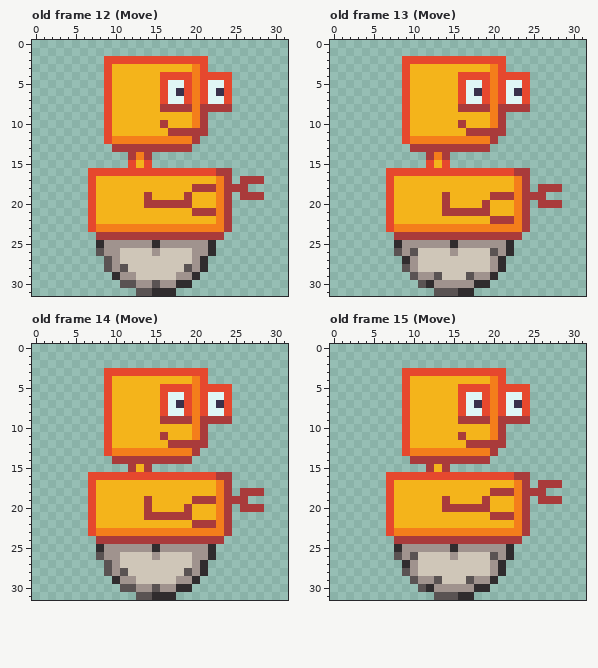
Pixel-art file, stored at Game Project/art_source/Robot_v2.aseprite. The picture above was drawn from the file before the commit.
32x32 pixels, 74 frames. Shown: old frame 12 (Move), old frame 13 (Move), old frame 14 (Move), old frame 15 (Move). The commit also changed other frames, which this record leaves out.
The result:
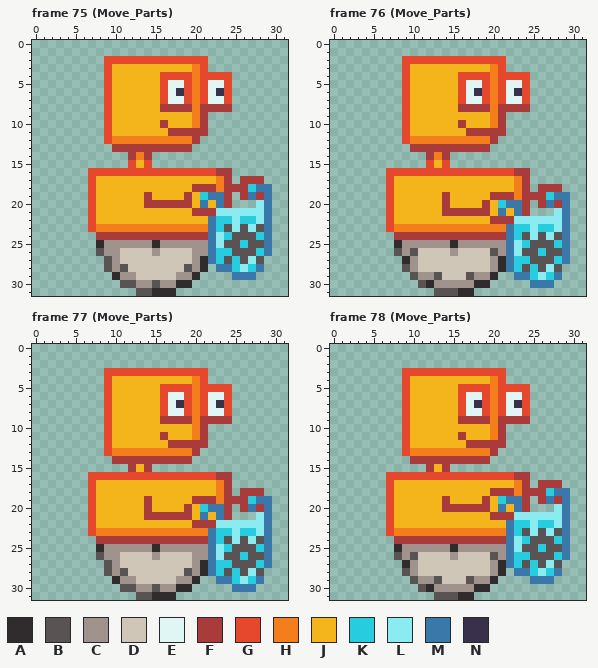
Palette (. is transparent): A #302c2e  B #5a5353  C #a0938e  D #cfc6b8  E #dff6f5  F #a93b3b  G #e6482e  H #f47e1b  J #f4b41b  K #28ccdf  L #8aebf1  M #3978a8  N #39314b
A new or re-ordered frame is compared with the old frame closest to it.
Author's note on the commit: Replace parts graphics on object and HUD
The edit:
frames 74 -> 81
layer "Parts" added
--- frame 75 (Move_Parts) is new; against old frame 12 (Move), layer "Parts"
@@ x 19..31 @@
 17 JJJJHF.FFF...
-18 JFFFHFFF.....
-19 FJJJHF.FFF...
-20 FJJJHF.......
-21 JFFFHF.......
-22 JJJJHF.......
-23 HHHHHF.......
-24 FFFFF........
-25 CCCA.........
-26 DCCA.........
-27 DCA..........
-28 BCA..........
-29 CA...........
+18 JFFFHFFFKMM..
+19 FJKMMF.FMFM..
+20 FJMJMF...LM..
+21 JFFFLLLLLLM..
+22 JJJMKKLKKLM..
+23 HHHMKBLBLBM..
+24 FFFMLKBBBKM..
+25 CCCMLBBKBBM..
+26 DCCMKKBBBKM..
+27 DCAMKBKBLB...
+28 BCA.MMKLKM...
+29 CA....MMM....
 30 A............
--- frame 76 (Move_Parts) is new; against old frame 13 (Move), layer "Parts"
@@ x 19..31 @@
 18 JJJJHF.FFF...
-19 JFFFHFFF.....
-20 FJJJHF.FFF...
-21 FJJJHF.......
-22 JFFFHF.......
-23 HHHHHF.......
-24 FFFFF........
-25 CCCA.........
-26 DBCA.........
-27 DCA..........
-28 DCA..........
-29 CA...........
-30 A............
+19 JFFFHFFFKMM..
+20 FJKMMF.FMFM..
+21 FJMJMF...LM..
+22 JFFFLLLLLLM..
+23 HHHMKKLKKLM..
+24 FFFMKBLBLBM..
+25 CCCMLKBBBKM..
+26 DBCMLBBKBBM..
+27 DCAMKKBBBKM..
+28 DCAMKBKBLB...
+29 CA..MMKLKM...
+30 A.....MMM....
 31 .............
--- frame 77 (Move_Parts) is new; against old frame 14 (Move), layer "Parts"
@@ x 19..31 @@
 18 JJJJHF.FFF...
-19 JFFFHFFF.....
-20 FJJJHF.FFF...
-21 FJJJHF.......
-22 JFFFHF.......
-23 HHHHHF.......
-24 FFFFF........
-25 CCCA.........
-26 DCCA.........
-27 DCA..........
-28 BCA..........
-29 CA...........
-30 A............
+19 JFFFHFFFKMM..
+20 FJKMMF.FMFM..
+21 FJMJMF...LM..
+22 JFFFLLLLLLM..
+23 HHHMKKLKKLM..
+24 FFFMKBLBLBM..
+25 CCCMLKBBBKM..
+26 DCCMLBBKBBM..
+27 DCAMKKBBBKM..
+28 BCAMKBKBLB...
+29 CA..MMKLKM...
+30 A.....MMM....
 31 .............
--- frame 78 (Move_Parts) is new; against old frame 15 (Move), layer "Parts"
@@ x 19..31 @@
 17 JJJJHF.FFF...
-18 JFFFHFFF.....
-19 FJJJHF.FFF...
-20 FJJJHF.......
-21 JFFFHF.......
-22 JJJJHF.......
-23 HHHHHF.......
-24 FFFFF........
-25 CCCA.........
-26 DBCA.........
-27 DCA..........
-28 DCA..........
-29 CA...........
+18 JFFFHFFFKMM..
+19 FJKMMF.FMFM..
+20 FJMJMF...LM..
+21 JFFFLLLLLLM..
+22 JJJMKKLKKLM..
+23 HHHMKBLBLBM..
+24 FFFMLKBBBKM..
+25 CCCMLBBKBBM..
+26 DBCMKKBBBKM..
+27 DCAMKBKBLB...
+28 DCA.MMKLKM...
+29 CA....MMM....
 30 A............
Pixel boxes of the changes (left, top, right, bottom) in both pictures:
changed: (200, 184, 272, 280)
changed: (498, 192, 570, 288)
changed: (200, 496, 272, 592)
changed: (498, 488, 570, 584)
